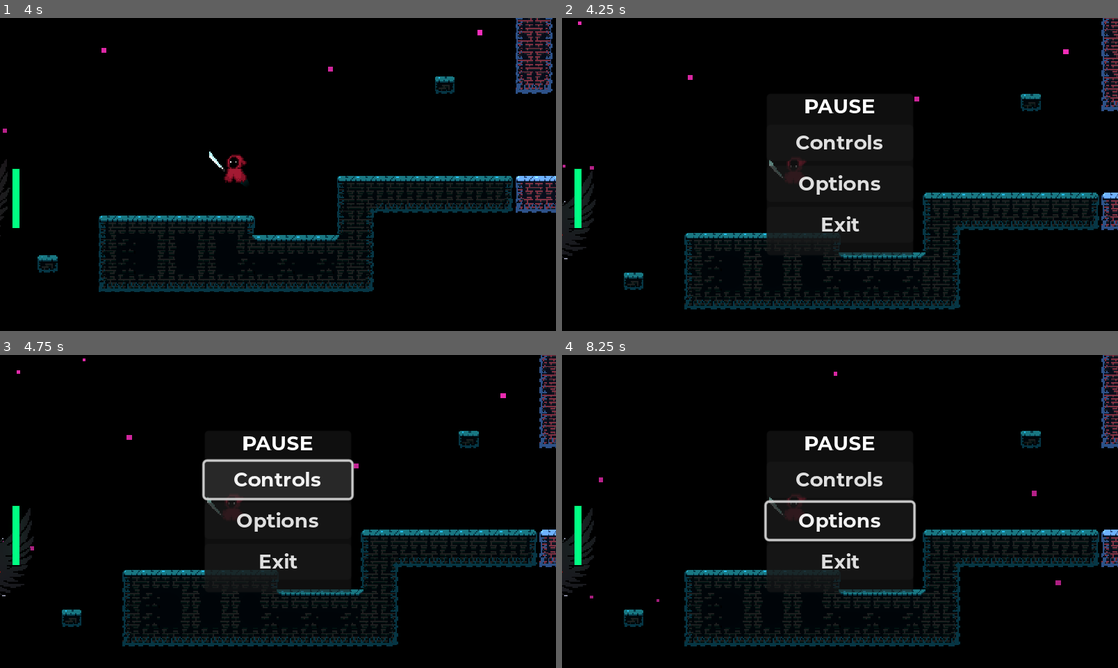
Above: before the commit, frames 1-4 (two rows, left to right).
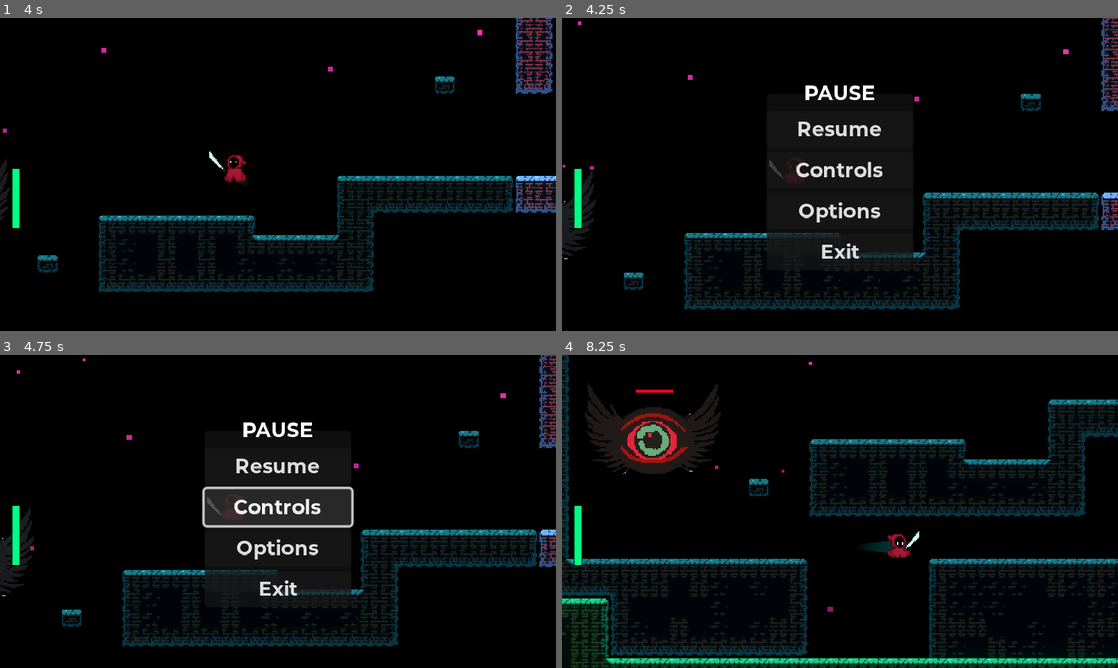
Above: after the commit, the same moments.

Repository: Driannn/AcerolaJam0
Game: Godot game, scene res://Scenes/Main scene/main_scene.tscn
Two runs of this game, one before a commit and one after it. Both use one fixed random seed, a clock stepped at 60 frames per second and the inputs below.
Inputs (mouse positions are in pixels of both pictures, inside the frame that each line leads up to):
- Up to frame 1 (4 s): tap Enter (ui_accept) at 0.5 s; move the mouse to (400, 158) at 0.52 s; hold D (move_right) 0.53-1.28 s; tap X (attack) at 0.6, 2.85 s; click (400, 158) at 0.67 s; tap Space (jump) at 0.77, 1.52, 3.02, 3.77 s; move the mouse to (166, 190) at 1.27 s; hold S 1.28-2.03 s; tap C (dash) at 1.35, 3.6 s; move the mouse to (333, 105) at 2.02 s; hold D (move_right) 2.03-2.78 s; hold F 2.03-2.78 s; move the mouse to (250, 237) at 2.77 s; hold W 2.78-3.53 s; click (250, 237) at 2.92 s; move the mouse to (444, 221) at 3.52 s; hold A (move_left) from 3.53 s (still down)
- Up to frame 2 (4.25 s): keep holding A (move_left); tap Escape (pause) at 4.15 s
- Up to frame 3 (4.75 s): release A (move_left) at 4.25 s; click "Controls" at 4.25 s
- Up to frame 4 (8.25 s): click (840, 464) at 5 s, where only the run after the commit has a clickable "Resume"; click (840, 520) at 5.75 s, where only the run before the commit has a clickable "Options"; move the mouse to (673, 464) at 6.52 s; hold A (move_left) 6.53-7.28 s; tap F at 6.6 s; move the mouse to (867, 511) at 7.27 s; hold S 7.28-8.03 s; tap X (attack) at 7.35 s; click (867, 511) at 7.42 s; move the mouse to (756, 433) at 8.02 s; hold D (move_right) from 8.03 s (still down); tap C (dash) at 8.1 s

Frame 1 is identical in both runs. In frame 2, 3.0% of the frame differs, in the area x 36-64%, y 21-77%; in frame 3, 4.2%; in frame 4, 26%, in the area x 0-100%, y 0-100%.

Commit message:
pause menu ongoing

Diff:
--- a/Scenes/UI/pause_menu.gd
+++ b/Scenes/UI/pause_menu.gd
@@ -12,3 +12,11 @@
 		show()
 	else:
 		hide()
+
+
+func _on_reusme_pressed():
+	game_manager.game_paused = false
+
+
+func _on_exit_pressed():
+	get_tree().quit()
--- a/Scenes/UI/pause_menu.tscn
+++ b/Scenes/UI/pause_menu.tscn
@@ -41,17 +41,25 @@
 text = "PAUSE"
 horizontal_alignment = 1
 
-[node name="Button" type="Button" parent="Panel/VBoxContainer"]
+[node name="Reusme" type="Button" parent="Panel/VBoxContainer"]
+layout_mode = 2
+theme_override_fonts/font = ExtResource("1_fvnia")
+text = "Resume"
+
+[node name="Controls" type="Button" parent="Panel/VBoxContainer"]
 layout_mode = 2
 theme_override_fonts/font = ExtResource("1_fvnia")
 text = "Controls"
 
-[node name="Button2" type="Button" parent="Panel/VBoxContainer"]
+[node name="Options" type="Button" parent="Panel/VBoxContainer"]
 layout_mode = 2
 theme_override_fonts/font = ExtResource("1_fvnia")
 text = "Options"
 
-[node name="Button3" type="Button" parent="Panel/VBoxContainer"]
+[node name="Exit" type="Button" parent="Panel/VBoxContainer"]
 layout_mode = 2
 theme_override_fonts/font = ExtResource("1_fvnia")
 text = "Exit"
+
+[connection signal="pressed" from="Panel/VBoxContainer/Reusme" to="." method="_on_reusme_pressed"]
+[connection signal="pressed" from="Panel/VBoxContainer/Exit" to="." method="_on_exit_pressed"]
